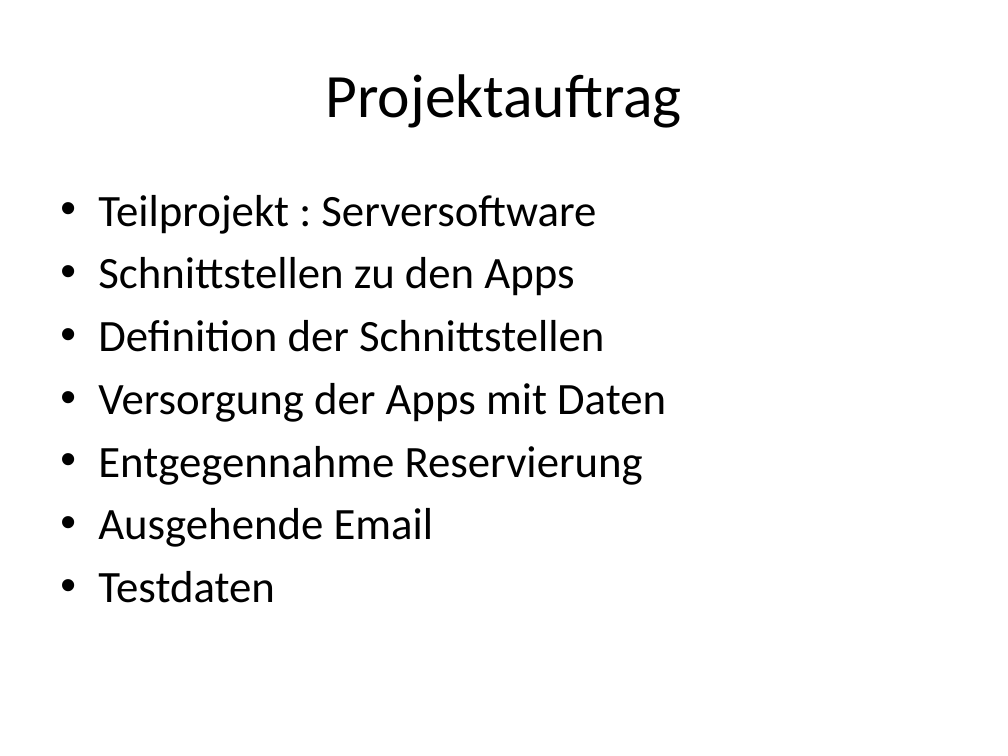
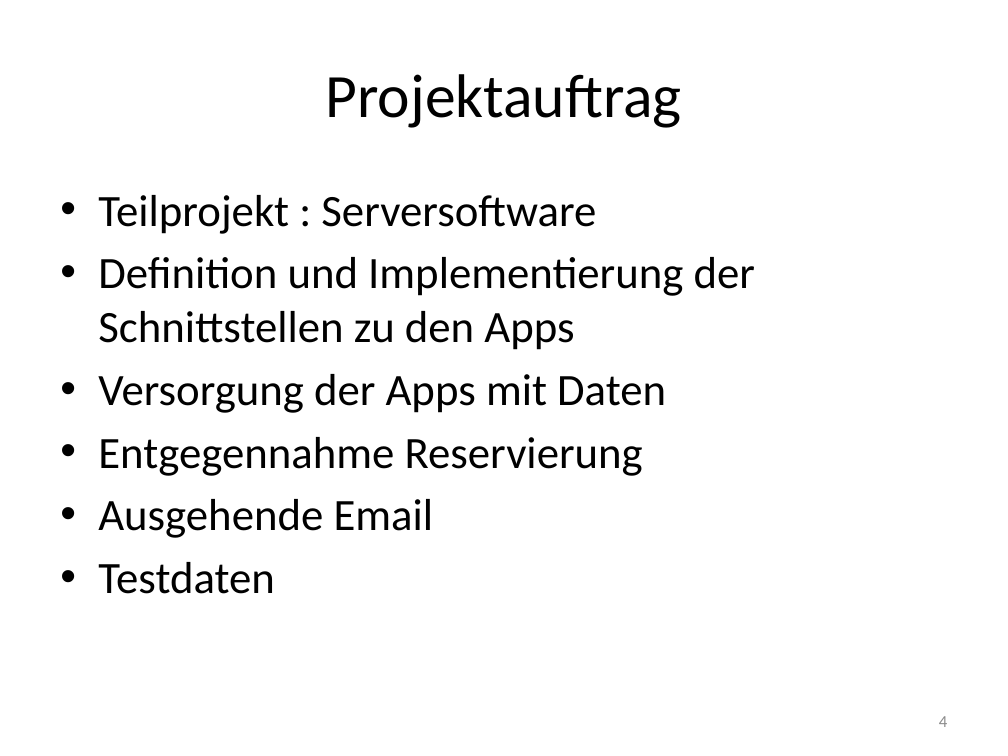
Before and after one commit to janhelmle/weiterbildung_fachinformatiker_ihk_projektantrag, a slide deck: slide 4 of praesentation/Projektpräsentation.pptx. Drawn at 1008x756 pixels with LibreOffice and Linux fonts; fonts in the diff are those of the drawing. Boxes give left, top, right and bottom in pixels: in the first picture for what was removed or moved away, otherwise in the second. Text is boxed around its words. In the diff, an @@ line names an element or a change of style, - is before the commit and + after.

```diff
--- a/praesentation/Projektpräsentation.pptx
+++ b/praesentation/Projektpräsentation.pptx
@@ text at [98, 257, 755, 350]: text changed @@
-• Schnittstellen zu den Apps
-• Definition der Schnittstellen
+• Definition und Implementierung der Schnittstellen zu den Apps
@@ page number added at [939, 716, 947, 727], 12 pt, text #8C8C8C @@
+4
```
Also in this commit, not shown: 16 other slides changed, 1 other file.
